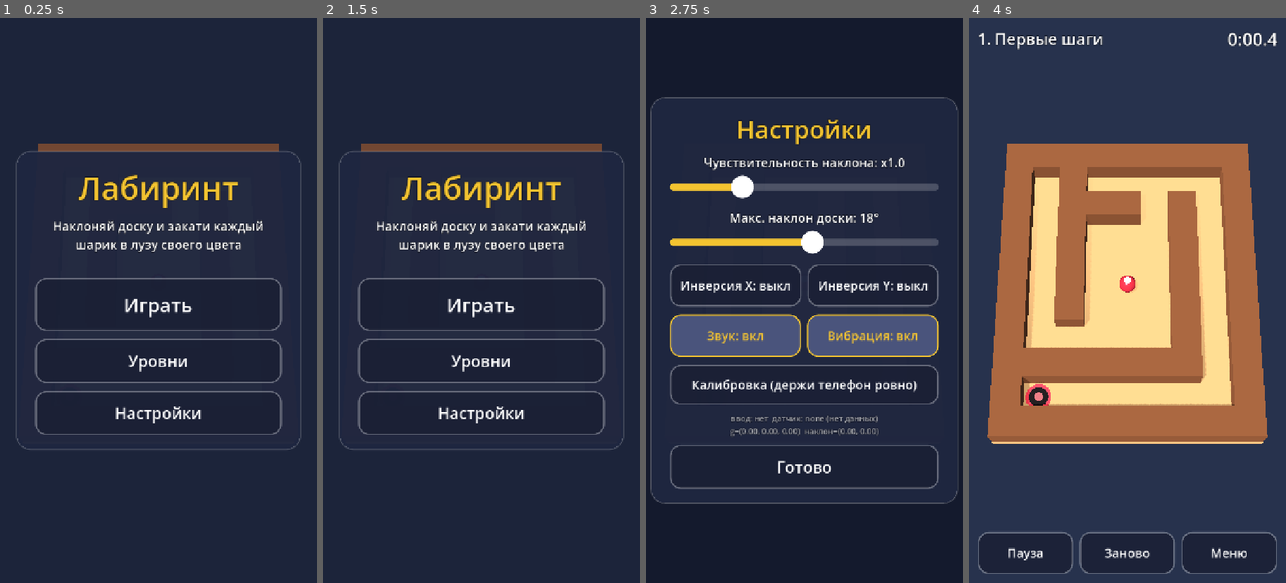
Above: before the commit, frames 1-4 (left to right).
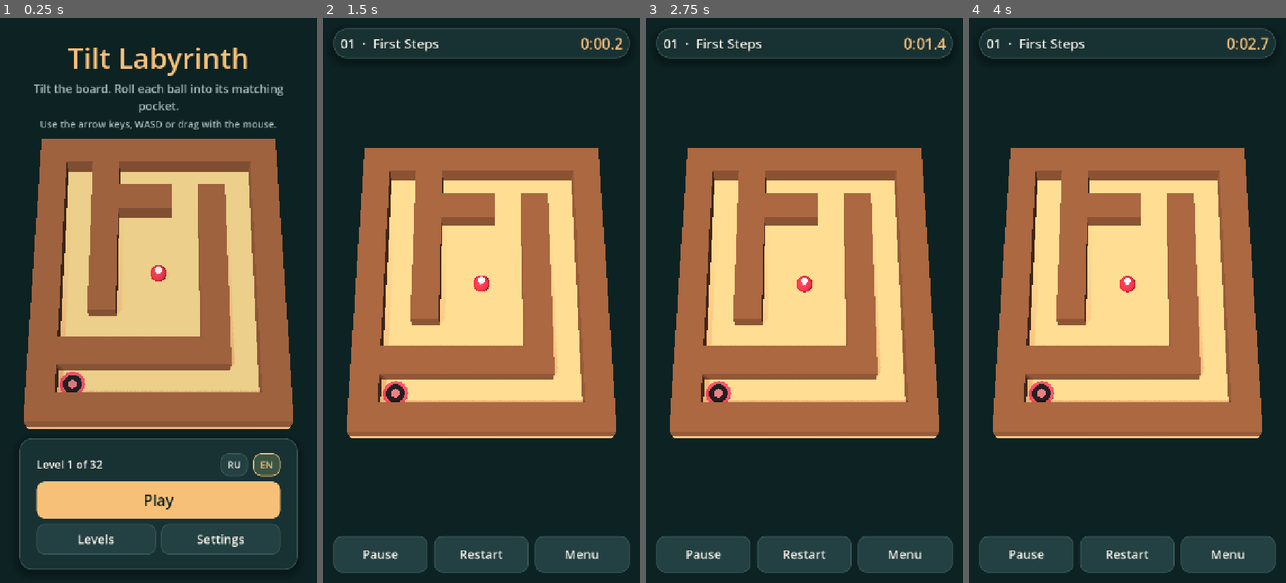
Above: after the commit, the same moments.

Repository: msveshnikov/tilt-labyrinth
Game: Godot game, scene res://scenes/main.tscn
Two runs of this game, one before a commit and one after it. Both use one fixed random seed, a clock stepped at 60 frames per second and the inputs below.
Inputs (mouse positions are in pixels of both pictures, inside the frame that each line leads up to):
- Up to frame 1 (0.25 s): no input
- Up to frame 2 (1.5 s): click (481, 362) at 0.5 s, where only the run before the commit has a clickable "Уровни"; click (481, 498) at 1.25 s, where only the run before the commit has a clickable "Назад"
- Up to frame 3 (2.75 s): click (804, 413) at 2 s, where only the run before the commit has a clickable "Настройки"
- Up to frame 4 (4 s): click (1127, 464) at 2.75 s, where only the run before the commit has a clickable "Готово"; click (1127, 306) at 3.5 s, where only the run before the commit has a clickable "Играть"

The runs differ from the first frame. In frame 1, 62% of the frame differs, in the area x 4-96%, y 5-100%; in frame 2, 58%; in frame 3, 71%, in the area x 1-99%, y 1-99%; in frame 4, 62%.

Commit message:
Localize Tilt Labyrinth and redesign the interface

Diff:
--- a/project.godot
+++ b/project.godot
@@ -13,6 +13,7 @@
 boot_splash/bg_color=Color(0.153, 0.196, 0.302, 1)
 boot_splash/image="res://icons/splash.png"
 config/name="Tilt Labyrinth"
+config/version="1.2"
 run/main_scene="res://scenes/main.tscn"
 config/quit_on_go_back=false
 config/features=PackedStringArray("4.7", "GL Compatibility")
@@ -41,6 +42,11 @@
 sensors/enable_gravity=true
 sensors/enable_gyroscope=true
 
+[internationalization]
+
+locale/fallback="ru"
+locale/translations=PackedStringArray("res://translations/en.po")
+
 [physics]
 
 common/physics_ticks_per_second=120
--- a/scripts/autoload/settings.gd
+++ b/scripts/autoload/settings.gd
@@ -2,6 +2,7 @@
 ## Player settings, saved to user://settings.cfg.
 
 signal changed
+signal language_changed
 
 const PATH := "user://settings.cfg"
 
@@ -15,10 +16,13 @@
 var control := "tilt"
 var sound := true
 var vibration := true
+var language := "ru"
 
 
 func _ready() -> void:
+	language = "ru" if OS.get_locale_language() == "ru" else "en"
 	load_settings()
+	TranslationServer.set_locale(language)
 
 
 func load_settings() -> void:
@@ -34,6 +38,18 @@
 		control = "tilt"
 	sound = cf.get_value("feedback", "sound", sound)
 	vibration = cf.get_value("feedback", "vibration", vibration)
+	var saved_language: String = cf.get_value("ui", "language", language)
+	if saved_language in ["ru", "en"]:
+		language = saved_language
+
+
+func set_language(locale: String) -> void:
+	if locale == language or locale not in ["ru", "en"]:
+		return
+	language = locale
+	TranslationServer.set_locale(language)
+	save_settings()
+	language_changed.emit()
 
 
 func save_settings() -> void:
@@ -45,5 +61,6 @@
 	cf.set_value("input", "control", control)
 	cf.set_value("feedback", "sound", sound)
 	cf.set_value("feedback", "vibration", vibration)
+	cf.set_value("ui", "language", language)
 	cf.save(PATH)
 	changed.emit()
--- a/scripts/main.gd
+++ b/scripts/main.gd
@@ -44,6 +44,7 @@
 	screens.restart_pressed.connect(restart_level)
 	screens.next_pressed.connect(func(): start_level(level_index + 1))
 	screens.menu_pressed.connect(show_menu)
+	Settings.language_changed.connect(func(): hud.set_level(level_index, level_data.get("name", "")))
 
 	get_viewport().size_changed.connect(_fit_camera)
 	load_level(Progress.next_level(LevelLoader.count()))
@@ -72,7 +73,7 @@
 		restart_level()
 	elif playing and event.is_action_pressed("calibrate"):
 		TiltInput.calibrate()
-		hud.toast("Наклон выровнен")
+		hud.toast(tr("Наклон выровнен"))
 
 
 func _notification(what: int) -> void:
@@ -89,11 +90,12 @@
 	get_tree().paused = true
 	hud.visible = false
 	screens.show_main()
+	_fit_camera()
 
 
 func start_level(index: int) -> void:
+	screens.hide_all()
 	load_level(index)
-	screens.hide_all()
 	hud.visible = true
 	playing = true
 	get_tree().paused = false
@@ -190,7 +192,7 @@
 func _build_world() -> void:
 	var env := Environment.new()
 	env.background_mode = Environment.BG_COLOR
-	env.background_color = Color("#27324d")
+	env.background_color = UiTheme.BACKDROP
 	env.ambient_light_source = Environment.AMBIENT_SOURCE_COLOR
 	env.ambient_light_color = Color("#c3cfe8")
 	env.ambient_light_energy = 0.45
@@ -222,7 +224,11 @@
 	var bottom := BOTTOM_MARGIN
 	if _joystick_room:
 		bottom += TouchJoystick.RADIUS * 2.0 + 16.0
-	var area := Rect2(Vector2(12, TOP_MARGIN), vp - Vector2(24, TOP_MARGIN + bottom))
+	var top := TOP_MARGIN
+	if screens and screens.current == "main":
+		top = 220.0
+		bottom = 442.0 if TiltInput.has_touch() else 320.0
+	var area := Rect2(Vector2(24, top), vp - Vector2(48, top + bottom))
 	var half := board.size() * 0.5 + Vector2.ONE * CAMERA_PADDING
 	var lift := sin(deg_to_rad(Settings.max_tilt_deg)) * maxf(half.x, half.y) * 0.6
 	var corners: Array[Vector3] = []
--- a/scripts/ui/hud.gd
+++ b/scripts/ui/hud.gd
@@ -7,12 +7,15 @@
 signal restart_pressed
 signal menu_pressed
 
-const MARGIN := 20
+const MARGIN := 24
 
 var level_label: Label
 var time_label: Label
 var joystick: TouchJoystick
 var _toast: Label
+var _pause: Button
+var _restart: Button
+var _menu: Button
 
 
 func _ready() -> void:
@@ -22,16 +25,21 @@
 	root.theme = UiTheme.get_theme()
 	add_child(root)
 
+	var status := PanelContainer.new()
+	status.set_anchors_and_offsets_preset(Control.PRESET_TOP_WIDE, Control.PRESET_MODE_MINSIZE, MARGIN)
+	status.mouse_filter = Control.MOUSE_FILTER_IGNORE
+	root.add_child(status)
 	var top := HBoxContainer.new()
-	top.set_anchors_and_offsets_preset(Control.PRESET_TOP_WIDE, Control.PRESET_MODE_MINSIZE, MARGIN)
+	top.add_theme_constant_override("separation", 16)
 	top.mouse_filter = Control.MOUSE_FILTER_IGNORE
-	root.add_child(top)
-	level_label = _label(36)
+	status.add_child(top)
+	level_label = _label(30)
 	level_label.size_flags_horizontal = Control.SIZE_EXPAND_FILL
 	level_label.text_overrun_behavior = TextServer.OVERRUN_TRIM_ELLIPSIS
 	level_label.clip_text = true
 	top.add_child(level_label)
-	time_label = _label(40)
+	time_label = _label(34)
+	time_label.add_theme_color_override("font_color", UiTheme.ACCENT)
 	top.add_child(time_label)
 
 	var bottom := VBoxContainer.new()
@@ -49,9 +57,13 @@
 	var buttons := HBoxContainer.new()
 	buttons.add_theme_constant_override("separation", 14)
 	bottom.add_child(buttons)
-	buttons.add_child(_button("Пауза", pause_pressed.emit))
-	buttons.add_child(_button("Заново", restart_pressed.emit))
-	buttons.add_child(_button("Меню", menu_pressed.emit))
+	_pause = _button(pause_pressed.emit)
+	_restart = _button(restart_pressed.emit)
+	_menu = _button(menu_pressed.emit)
+	for button in [_pause, _restart, _menu]:
+		buttons.add_child(button)
+	_update_buttons()
+	Settings.language_changed.connect(_update_buttons)
 
 	_toast = _label(32)
 	_toast.set_anchors_and_offsets_preset(Control.PRESET_CENTER_TOP)
@@ -63,7 +75,7 @@
 
 
 func set_level(index: int, title: String) -> void:
-	level_label.text = "%d. %s" % [index, title] if title else "Уровень %d" % index
+	level_label.text = "%02d  ·  %s" % [index, tr(title)] if title else tr("Уровень %d") % index
 
 
 func set_time(seconds: float) -> void:
@@ -89,11 +101,16 @@
 	return l
 
 
-func _button(text: String, on_press: Callable) -> Button:
+func _update_buttons() -> void:
+	_pause.text = tr("Пауза")
+	_restart.text = tr("Заново")
+	_menu.text = tr("Меню")
+
+
+func _button(on_press: Callable) -> Button:
 	var b := Button.new()
-	b.text = text
 	b.size_flags_horizontal = Control.SIZE_EXPAND_FILL
-	b.custom_minimum_size = Vector2(0, 96)
+	b.custom_minimum_size = Vector2(0, 82)
 	b.focus_mode = Control.FOCUS_NONE
 	b.add_theme_font_size_override("font_size", 28)
 	b.add_theme_constant_override("h_separation", 0)
--- a/scripts/ui/screens.gd
+++ b/scripts/ui/screens.gd
@@ -30,7 +30,7 @@
 
 func _process(_delta: float) -> void:
 	if _sensor_label and is_instance_valid(_sensor_label):
-		_sensor_label.text = TiltInput.debug_text()
+		_sensor_label.text = tr("Датчик наклона готов" if TiltInput.is_sensor_active() else "Нет сигнала датчика")
 
 
 func is_open() -> bool:
@@ -51,44 +51,77 @@
 	_back = Callable()
 	_sensor_label = null
 	for c in _root.get_children():
+		c.hide()
 		c.queue_free()
 
 
 # --- screens ----------------------------------------------------------------
 
 func show_main() -> void:
-	var box := _open("main", 0.35, Callable())
-	box.add_child(_title("Лабиринт", 72))
-	box.add_child(_text("Наклоняй доску и закати каждый шарик в лузу своего цвета", 28))
-	box.add_child(_spacer(20))
-	box.add_child(_btn("Играть", func(): play_pressed.emit(), 120, 44))
+	var box := _open("main", 0.08, Callable(), true)
+	var header := MarginContainer.new()
+	header.set_anchors_and_offsets_preset(Control.PRESET_TOP_WIDE, Control.PRESET_MODE_MINSIZE, 46)
+	header.mouse_filter = Control.MOUSE_FILTER_IGNORE
+	_root.add_child(header)
+	var copy := VBoxContainer.new()
+	copy.add_theme_constant_override("separation", 8)
+	header.add_child(copy)
+	copy.add_child(_title("Лабиринт", 64))
+	var subtitle := _text("Наклоняй доску и закати шарики в лунки своего цвета", 26)
+	subtitle.add_theme_color_override("font_color", UiTheme.MUTED)
+	copy.add_child(subtitle)
+	if not TiltInput.has_touch():
+		var keys := _text("Стрелки, WASD или перетаскивание мышью", 22)
+		keys.add_theme_color_override("font_color", UiTheme.MUTED)
+		copy.add_child(keys)
+
+	var total := LevelLoader.count()
+	var next := Progress.next_level(total)
+	var progress := _row(box)
+	var level := _text(tr("Уровень %d из %d") % [next, total], 25)
+	level.size_flags_horizontal = Control.SIZE_EXPAND_FILL
+	level.horizontal_alignment = HORIZONTAL_ALIGNMENT_LEFT
+	progress.add_child(level)
+	_language_buttons(progress, show_main)
+	box.add_child(_btn("Продолжить игру" if next > 1 else "Играть", func(): play_pressed.emit(), 84, 34, true))
+	var actions := _row(box)
+	for button in [_btn("Уровни", show_levels), _btn("Настройки", func(): show_settings(show_main))]:
+		button.size_flags_horizontal = Control.SIZE_EXPAND_FILL
+		actions.add_child(button)
 	_add_control_choice(box)
-	box.add_child(_btn("Уровни", show_levels))
-	box.add_child(_btn("Настройки", func(): show_settings(show_main)))
 
 
 func show_levels() -> void:
 	var box := _open("levels", 0.6, show_main)
-	box.add_child(_title("Уровни", 56))
+	box.add_child(_title("Уровни", 48))
+	var completed := 0
+	for i in range(1, LevelLoader.count() + 1):
+		if Progress.is_done(i):
+			completed += 1
+	box.add_child(_text(tr("Пройдено %d из %d") % [completed, LevelLoader.count()], 24))
 	var grid := GridContainer.new()
 	# 5 columns keeps 30+ levels on one portrait screen without scrolling.
 	grid.columns = 5
-	grid.add_theme_constant_override("h_separation", 12)
-	grid.add_theme_constant_override("v_separation", 12)
+	grid.size_flags_horizontal = Control.SIZE_SHRINK_CENTER
+	grid.add_theme_constant_override("h_separation", 10)
+	grid.add_theme_constant_override("v_separation", 10)
 	box.add_child(grid)
 	for i in range(1, LevelLoader.count() + 1):
 		var b := Button.new()
-		b.custom_minimum_size = Vector2(100, 100)
-		b.focus_mode = Control.FOCUS_NONE
+		b.custom_minimum_size = Vector2(96, 88)
 		b.disabled = not Progress.is_unlocked(i)
+		b.accessibility_name = tr("Уровень %d закрыт" if b.disabled else "Уровень %d") % i
+		if i == Progress.next_level(LevelLoader.count()):
+			b.theme_type_variation = &"CurrentLevel"
 		var v := VBoxContainer.new()
 		v.set_anchors_and_offsets_preset(Control.PRESET_FULL_RECT)
 		v.alignment = BoxContainer.ALIGNMENT_CENTER
 		v.mouse_filter = Control.MOUSE_FILTER_IGNORE
-		var l := _text(str(i), 34)
-		l.modulate.a = 1.0 if not b.disabled else 0.3
+		var l := _text(str(i), 30)
+		if b.disabled:
+			l.add_theme_color_override("font_color", UiTheme.MUTED)
 		v.add_child(l)
-		var stars := StarRow.new(Progress.stars_for(i), 19.0)
+		var stars := StarRow.new(Progress.stars_for(i), 15.0)
 		stars.size_flags_horizontal = Control.SIZE_SHRINK_CENTER
 		v.add_child(stars)
 		b.add_child(v)
@@ -101,37 +134,41 @@
 
 func show_settings(back: Callable) -> void:
 	var box := _open("settings", 0.6, back)
-	box.add_child(_title("Настройки", 56))
+	box.add_child(_title("Настройки", 48))
+	var language := _row(box)
+	var caption := _text("Язык", 25)
+	caption.horizontal_alignment = HORIZONTAL_ALIGNMENT_LEFT
+	caption.size_flags_horizontal = Control.SIZE_EXPAND_FILL
+	language.add_child(caption)
+	_language_buttons(language, show_settings.bind(back))
 	_add_control_choice(box)
 	box.add_child(_slider("Чувствительность наклона", 0.5, 2.5, 0.1, Settings.sensitivity,
 		func(v): Settings.sensitivity = v, func(v): return "x%.1f" % v))
 	box.add_child(_slider("Макс. наклон доски", 10.0, 25.0, 1.0, Settings.max_tilt_deg,
 		func(v): Settings.max_tilt_deg = v, func(v): return "%d°" % v))
-	var row1 := HBoxContainer.new()
-	row1.add_theme_constant_override("separation", 14)
+	var row1 := _row(box)
 	row1.add_child(_toggle("Инверсия X", Settings.invert_x, func(on): Settings.invert_x = on))
 	row1.add_child(_toggle("Инверсия Y", Settings.invert_y, func(on): Settings.invert_y = on))
-	box.add_child(row1)
-	var row2 := HBoxContainer.new()
-	row2.add_theme_constant_override("separation", 14)
+	var row2 := _row(box)
 	row2.add_child(_toggle("Звук", Settings.sound, func(on):
 		Settings.sound = on
 		Sfx.apply_settings()))
 	row2.add_child(_toggle("Вибрация", Settings.vibration, func(on): Settings.vibration = on))
-	box.add_child(row2)
-	box.add_child(_btn("Калибровка (держи телефон ровно)", func(): TiltInput.calibrate(), 90, 28))
-	_sensor_label = _text("", 18)
-	_sensor_label.modulate.a = 0.6
-	box.add_child(_sensor_label)
-	box.add_child(_btn("Готово", back))
+	box.add_child(_btn("Выровнять наклон", func(): TiltInput.calibrate()))
+	if TiltInput.has_touch():
+		box.add_child(_text("Держи телефон ровно", 22))
+		_sensor_label = _text("", 21)
+		_sensor_label.add_theme_color_override("font_color", UiTheme.MUTED)
+		box.add_child(_sensor_label)
+	box.add_child(_btn("Готово", back, 72, 28, true))
 
 
 func show_pause(level: int) -> void:
 	var box := _open("pause", 0.55, func(): resume_pressed.emit())
-	box.add_child(_title("Пауза", 60))
-	box.add_child(_text("Уровень %d" % level, 30))
+	box.add_child(_title("Игра на паузе", 52))
+	box.add_child(_text(tr("Уровень %d") % level, 28))
 	box.add_child(_spacer(10))
-	box.add_child(_btn("Продолжить", func(): resume_pressed.emit(), 110, 40))
+	box.add_child(_btn("Продолжить", func(): resume_pressed.emit(), 82, 34, true))
 	_add_control_choice(box)
 	box.add_child(_btn("Заново", func(): restart_pressed.emit()))
 	box.add_child(_btn("Настройки", func(): show_settings(show_pause.bind(level))))
@@ -150,11 +187,14 @@
 		tw.tween_callback(func():
 			stars.filled = i + 1
 			Sfx.play("click", 0.8, 1.0 + i * 0.25))
-	box.add_child(_text("Время: %s" % Hud.format_time(time), 40))
-	box.add_child(_text("Новый рекорд!" if new_best else "Рекорд: %s" % Hud.format_time(best), 30))
+	var times := _row(box)
+	_time_stat(times, "Время", time)
+	_time_stat(times, "Рекорд", best)
+	if new_best:
+		box.add_child(_title("Новый рекорд!", 24))
 	box.add_child(_spacer(10))
 	if has_next:
-		box.add_child(_btn("Дальше", func(): next_pressed.emit(), 120, 44))
+		box.add_child(_btn("Дальше", func(): next_pressed.emit(), 82, 34, true))
 	else:
 		box.add_child(_text("Это был последний уровень!", 30))
 	box.add_child(_btn("Ещё раз", func(): restart_pressed.emit()))
@@ -163,34 +203,36 @@
 
 # --- building blocks ----------------------------------------------------------
 
-func _open(name: String, dim: float, back: Callable) -> VBoxContainer:
+func _open(name: String, dim: float, back: Callable, docked := false) -> VBoxContainer:
 	hide_all()
 	current = name
 	_back = back
 	var shade := ColorRect.new()
-	shade.color = Color(0.03, 0.04, 0.09, dim)
+	shade.color = Color(UiTheme.BACKDROP, dim)
 	shade.set_anchors_preset(Control.PRESET_FULL_RECT)
 	_root.add_child(shade)
 	var center := CenterContainer.new()
-	center.set_anchors_preset(Control.PRESET_FULL_RECT)
+	if docked:
+		center.set_anchors_and_offsets_preset(Control.PRESET_BOTTOM_WIDE, Control.PRESET_MODE_MINSIZE)
+		center.offset_bottom = -30
+		center.grow_vertical = Control.GROW_DIRECTION_BEGIN
+	else:
+		center.set_anchors_preset(Control.PRESET_FULL_RECT)
 	_root.add_child(center)
 	var panel := PanelContainer.new()
 	center.add_child(panel)
 	var margin := MarginContainer.new()
 	for side in ["left", "right", "top", "bottom"]:
-		margin.add_theme_constant_override("margin_" + side, 20)
+		margin.add_theme_constant_override("margin_" + side, 24)
 	panel.add_child(margin)
 	var box := VBoxContainer.new()
-	box.custom_minimum_size.x = 560
-	box.add_theme_constant_override("separation", 18)
+	box.custom_minimum_size.x = 554
+	box.add_theme_constant_override("separation", 12)
 	margin.add_child(box)
 	# Pop-in animation.
 	panel.modulate.a = 0.0
-	panel.pivot_offset = Vector2(300, 300)
-	panel.scale = Vector2.ONE * 0.92
-	var tw := create_tween().set_parallel()
+	var tw := panel.create_tween()
 	tw.tween_property(panel, "modulate:a", 1.0, 0.15)
-	tw.tween_property(panel, "scale", Vector2.ONE, 0.2).set_trans(Tween.TRANS_BACK).set_ease(Tween.EASE_OUT)
 	return box
 
 
@@ -202,7 +244,7 @@
 
 func _text(text: String, font_size: int) -> Label:
 	var l := Label.new()
-	l.text = text
+	l.text = tr(text)
 	l.horizontal_alignment = HORIZONTAL_ALIGNMENT_CENTER
 	l.autowrap_mode = TextServer.AUTOWRAP_WORD_SMART
 	l.add_theme_font_size_override("font_size", font_size)
@@ -216,11 +258,12 @@
 	return c
 
 
-func _btn(text: String, action: Callable, height := 100, font_size := 36) -> Button:
+func _btn(text: String, action: Callable, height := 70, font_size := 28, primary := false) -> Button:
 	var b := Button.new()
-	b.text = text
+	b.text = tr(text)
+	if primary:
+		b.theme_type_variation = &"PrimaryButton"
 	b.custom_minimum_size.y = height
-	b.focus_mode = Control.FOCUS_NONE
 	b.add_theme_font_size_override("font_size", font_size)
 	b.pressed.connect(func():
 		_click()
@@ -228,24 +271,50 @@
 	return b
 
 
-## "Управление: [Наклон] [Джойстик]" on phones and tablets (APK and browser alike).
+func _row(box: VBoxContainer) -> HBoxContainer:
+	var row := HBoxContainer.new()
+	row.add_theme_constant_override("separation", 12)
+	box.add_child(row)
+	return row
+
+
+func _language_buttons(row: HBoxContainer, refresh: Callable) -> void:
+	for locale in ["ru", "en"]:
+		var language: String = locale
+		var button := _btn(language.to_upper(), func():
+			Settings.set_language(language)
+			refresh.call(), 52, 22)
+		button.custom_minimum_size.x = 62
+		button.accessibility_name = "Русский" if language == "ru" else "English"
+		button.toggle_mode = true
+		button.set_pressed_no_signal(Settings.language == language)
+		row.add_child(button)
+
+
+func _time_stat(row: HBoxContainer, caption: String, seconds: float) -> void:
+	var column := VBoxContainer.new()
+	column.size_flags_horizontal = Control.SIZE_EXPAND_FILL
+	column.add_child(_text(caption, 24))
+	column.add_child(_text(Hud.format_time(seconds), 38))
+	row.add_child(column)
+
+
+## Touch controls on phones and tablets (APK and browser alike).
 func _add_control_choice(box: VBoxContainer) -> void:
 	if not TiltInput.has_touch():
 		return
-	box.add_child(_text("Управление", 26))
-	var row := HBoxContainer.new()
-	row.add_theme_constant_override("separation", 14)
+	box.add_child(_text("Управление", 23))
+	var row := _row(box)
 	var group := ButtonGroup.new()
 	for opt in [["tilt", "Наклон"], ["joystick", "Джойстик"]]:
 		var b := Button.new()
-		b.text = opt[1]
+		b.text = tr(opt[1])
 		b.toggle_mode = true
 		b.button_group = group
 		b.button_pressed = Settings.control == opt[0]
-		b.custom_minimum_size.y = 90
+		b.custom_minimum_size.y = 62
 		b.size_flags_horizontal = Control.SIZE_EXPAND_FILL
-		b.focus_mode = Control.FOCUS_NONE
-		b.add_theme_font_size_override("font_size", 30)
+		b.add_theme_font_size_override("font_size", 25)
 		var mode: String = opt[0]
 		b.toggled.connect(func(v: bool):
 			if not v or Settings.control == mode:
@@ -256,18 +325,16 @@
 			if mode == "tilt":
 				TiltInput.request_calibration())
 		row.add_child(b)
-	box.add_child(row)
 
 
 func _toggle(text: String, on: bool, setter: Callable) -> Button:
 	var b := Button.new()
 	b.toggle_mode = true
 	b.button_pressed = on
-	b.custom_minimum_size.y = 96
+	b.custom_minimum_size.y = 68
 	b.size_flags_horizontal = Control.SIZE_EXPAND_FILL
-	b.focus_mode = Control.FOCUS_NONE
-	b.add_theme_font_size_override("font_size", 28)
-	var label := func(v: bool): b.text = "%s: %s" % [text, "вкл" if v else "выкл"]
+	b.add_theme_font_size_override("font_size", 25)
+	var label := func(v: bool): b.text = "%s: %s" % [tr(text), tr("вкл" if v else "выкл")]
 	label.call(on)
 	b.toggled.connect(func(v: bool):
 		_click()
@@ -279,20 +346,24 @@
 
 func _slider(text: String, lo: float, hi: float, step: float, value: float, setter: Callable, fmt: Callable) -> Control:
 	var v := VBoxContainer.new()
-	var l := _text("", 28)
+	var l := _text("", 25)
+	l.horizontal_alignment = HORIZONTAL_ALIGNMENT_LEFT
 	v.add_child(l)
 	var s := HSlider.new()
 	s.min_value = lo
 	s.max_value = hi
 	s.step = step
 	s.value = value
-	s.custom_minimum_size.y = 64
-	s.focus_mode = Control.FOCUS_NONE
-	l.text = "%s: %s" % [text, fmt.call(value)]
+	s.custom_minimum_size.y = 46
+	l.text = "%s: %s" % [tr(text), fmt.call(value)]
 	s.value_changed.connect(func(x: float):
 		setter.call(x)
-		l.text = "%s: %s" % [text, fmt.call(x)])
-	s.drag_ended.connect(func(_c): Settings.save_settings())
+		l.text = "%s: %s" % [tr(text), fmt.call(x)]
+		if not s.is_dragging():
+			Settings.save_settings())
+	s.drag_ended.connect(func(changed: bool):
+		if changed:
+			Settings.save_settings())
 	v.add_child(s)
 	return v
 
--- a/scripts/ui/touch_joystick.gd
+++ b/scripts/ui/touch_joystick.gd
@@ -51,6 +51,6 @@
 
 func _draw() -> void:
 	var c := size * 0.5
-	draw_circle(c, RADIUS, Color(1, 1, 1, 0.12))
-	draw_arc(c, RADIUS, 0, TAU, 48, Color(1, 1, 1, 0.45), 4.0, true)
-	draw_circle(c + _knob, KNOB_RADIUS, Color(1, 1, 1, 0.55))
+	draw_circle(c, RADIUS, Color(UiTheme.SURFACE, 0.8))
+	draw_arc(c, RADIUS, 0, TAU, 48, UiTheme.BORDER, 4.0, true)
+	draw_circle(c + _knob, KNOB_RADIUS, UiTheme.ACCENT)
--- a/scripts/ui/ui_theme.gd
+++ b/scripts/ui/ui_theme.gd
@@ -2,8 +2,12 @@
 extends RefCounted
 ## Shared look for all UI: big finger-friendly buttons, rounded panels.
 
-const ACCENT := Color("#f4c430")
-const BG := Color(0.1, 0.12, 0.2)
+const ACCENT := Color("#f7c078")
+const INK := Color("#f6f1e6")
+const MUTED := Color("#a6bab8")
+const BACKDROP := Color("#0d2223")
+const SURFACE := Color("#183133")
+const BORDER := Color("#3b5958")
 
 static var _theme: Theme
 
@@ -14,16 +18,16 @@
 	return _theme
 
 
-static func _box(color: Color, radius := 24, border := Color(1, 1, 1, 0.3), border_w := 3) -> StyleBoxFlat:
+static func _box(color: Color, radius := 18, border := BORDER, border_w := 2) -> StyleBoxFlat:
 	var sb := StyleBoxFlat.new()
 	sb.bg_color = color
 	sb.set_corner_radius_all(radius)
 	sb.border_color = border
 	sb.set_border_width_all(border_w)
-	sb.content_margin_left = 24
-	sb.content_margin_right = 24
-	sb.content_margin_top = 14
-	sb.content_margin_bottom = 14
+	sb.content_margin_left = 15
+	sb.content_margin_right = 15
+	sb.content_margin_top = 10
+	sb.content_margin_bottom = 10
 	return sb
 
 
@@ -39,25 +43,39 @@
 
 static func _make() -> Theme:
 	var t := Theme.new()
-	t.default_font_size = 34
+	t.default_font_size = 28
 
-	t.set_stylebox("normal", "Button", _box(Color(BG, 0.8)))
-	t.set_stylebox("hover", "Button", _box(Color(0.18, 0.21, 0.33, 0.9)))
-	t.set_stylebox("pressed", "Button", _box(Color(0.3, 0.34, 0.5, 0.95), 24, ACCENT))
-	t.set_stylebox("disabled", "Button", _box(Color(BG, 0.4), 24, Color(1, 1, 1, 0.1)))
-	t.set_stylebox("focus", "Button", StyleBoxEmpty.new())
-	t.set_color("font_color", "Button", Color.WHITE)
-	t.set_color("font_hover_color", "Button", Color.WHITE)
+	t.set_stylebox("normal", "Button", _box(Color("#234043")))
+	t.set_stylebox("hover", "Button", _box(Color("#2d5051"), 18, MUTED))
+	t.set_stylebox("pressed", "Button", _box(Color("#395544"), 18, ACCENT))
+	t.set_stylebox("disabled", "Button", _box(Color("#1b3233"), 18, Color("#344a4a")))
+	var focus := _box(Color.TRANSPARENT, 18, INK, 3)
+	focus.draw_center = false
+	t.set_stylebox("focus", "Button", focus)
+	t.set_color("font_color", "Button", INK)
+	t.set_color("font_hover_color", "Button", INK)
 	t.set_color("font_pressed_color", "Button", ACCENT)
-	t.set_color("font_disabled_color", "Button", Color(1, 1, 1, 0.3))
+	t.set_color("font_hover_pressed_color", "Button", ACCENT)
+	t.set_color("font_disabled_color", "Button", MUTED)
 
-	t.set_stylebox("panel", "PanelContainer", _box(Color(0.12, 0.15, 0.25, 0.96), 32, Color(1, 1, 1, 0.15), 2))
+	t.set_type_variation("PrimaryButton", "Button")
+	t.set_stylebox("normal", "PrimaryButton", _box(ACCENT, 18, ACCENT))
+	t.set_stylebox("hover", "PrimaryButton", _box(Color("#ffd6a0"), 18, Color("#ffd6a0")))
+	t.set_stylebox("pressed", "PrimaryButton", _box(Color("#e4a35a"), 18, Color("#e4a35a")))
+	for state in ["font_color", "font_hover_color", "font_pressed_color", "font_hover_pressed_color"]:
+		t.set_color(state, "PrimaryButton", BACKDROP)
+	t.set_type_variation("CurrentLevel", "Button")
+	t.set_stylebox("normal", "CurrentLevel", _box(Color("#395544"), 18, ACCENT))
 
-	t.set_color("font_outline_color", "Label", Color(0, 0, 0, 0.6))
-	t.set_constant("outline_size", "Label", 6)
+	var panel := _box(SURFACE, 28)
+	panel.shadow_color = Color(0, 0, 0, 0.27)
+	panel.shadow_size = 18
+	panel.shadow_offset = Vector2(0, 8)
+	t.set_stylebox("panel", "PanelContainer", panel)
+	t.set_color("font_color", "Label", INK)
 
 	var track := StyleBoxFlat.new()
-	track.bg_color = Color(1, 1, 1, 0.2)
+	track.bg_color = BORDER
 	track.set_corner_radius_all(8)
 	track.content_margin_top = 8
 	track.content_margin_bottom = 8
@@ -66,6 +84,6 @@
 	fill.bg_color = ACCENT
 	t.set_stylebox("grabber_area", "HSlider", fill)
 	t.set_stylebox("grabber_area_highlight", "HSlider", fill)
-	t.set_icon("grabber", "HSlider", _circle_tex(52, Color.WHITE))
-	t.set_icon("grabber_highlight", "HSlider", _circle_tex(52, ACCENT))
+	t.set_icon("grabber", "HSlider", _circle_tex(34, INK))
+	t.set_icon("grabber_highlight", "HSlider", _circle_tex(34, ACCENT))
 	return t
Not shown, changed: export_presets.cfg
Not shown, added: translations/en.po
Not shown, changed: AGENTS.md
